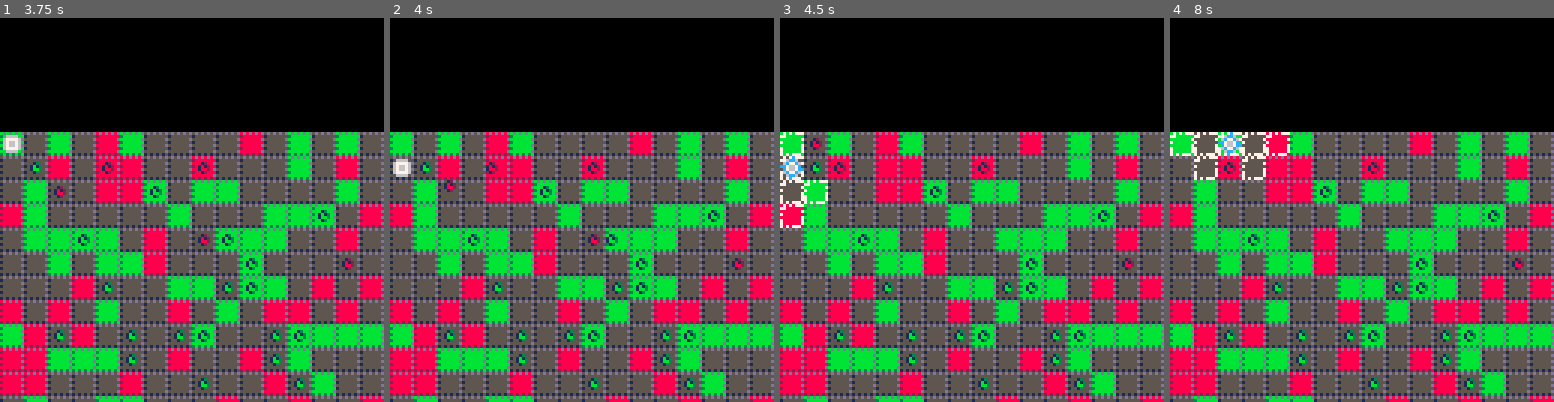
Above: before the commit, frames 1-4 (left to right).
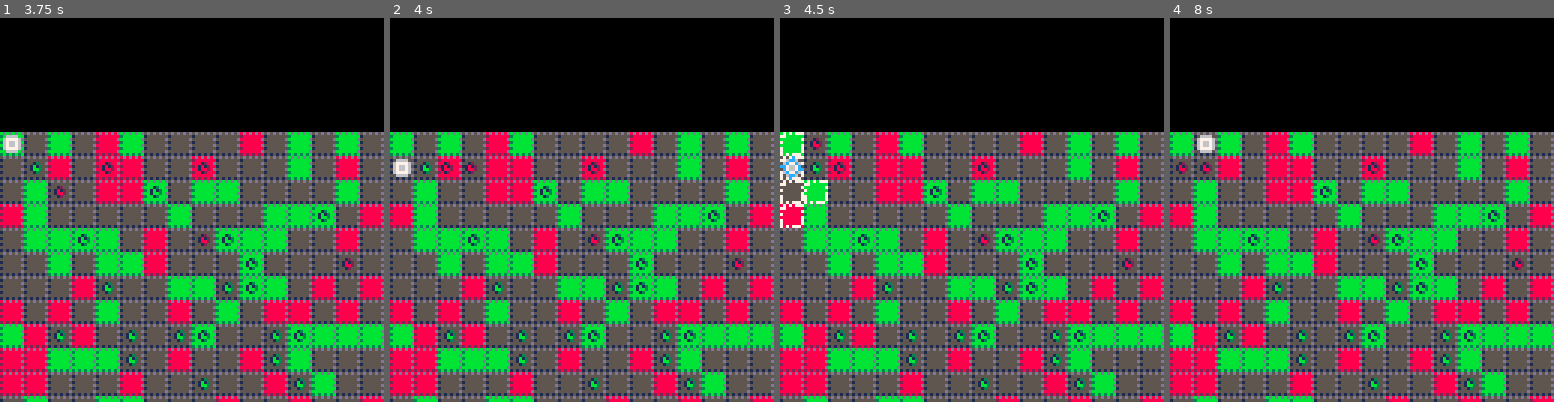
Above: after the commit, the same moments.

Repository: jcwilk/dv_prototype
Game: PICO-8 cartridge divproto.p8
Same seed, same stepped clock (60 frames per second), same inputs: the game is played once before the commit and once after it.
Inputs:
- Up to frame 1 (3.75 s): tap O (Z key) at 0.7, 1.7, 2.1, 2.5, 2.9, 3.3, 3.7 s; hold Right 1.6-2.1 s; hold Up 2.15-2.42 s; hold Right 2.47-3.03 s; hold Left 3.08-3.58 s; hold Down from 3.63 s (still down)
- Up to frame 2 (4 s): release Down at 3.97 s
- Up to frame 3 (4.5 s): hold Right from 4.02 s (still down); tap O (Z key) at 4.1 s
- Up to frame 4 (8 s): tap O (Z key) every 0.4 s from 4.5 to 7.7 s; release Right at 4.68 s; hold Up 4.73-5.03 s; hold Left 5.08-5.68 s; hold Down 5.73-6.03 s; hold Right 6.08-6.58 s; hold Right 6.63-7.13 s; hold Up 7.18-7.45 s; hold Right from 7.5 s (still down)

Frame 1 is identical in both runs. In frame 2, 0.4% of the frame differs, in the area x 13-61%, y 37-60%; in frame 3, 0.1%; in frame 4, 1.5%, in the area x 0-61%, y 29-60%.

Commit message:
Disable mobs combining on their own

Diff:
--- a/divproto.p8
+++ b/divproto.p8
@@ -524,7 +524,7 @@
      end
     end
    end
-   fn(mob)
+   //fn(mob)
   end
   foreach(moving,function(mob)
    if player.col == mob.col then
